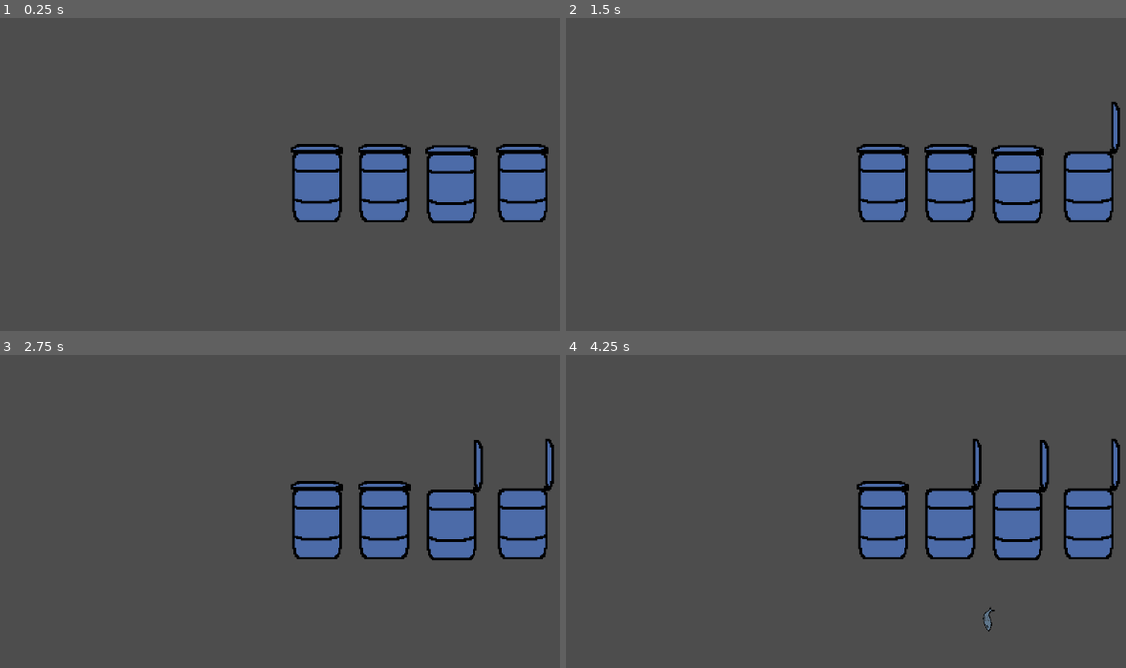
Above: before the commit, frames 1-4 (two rows, left to right).
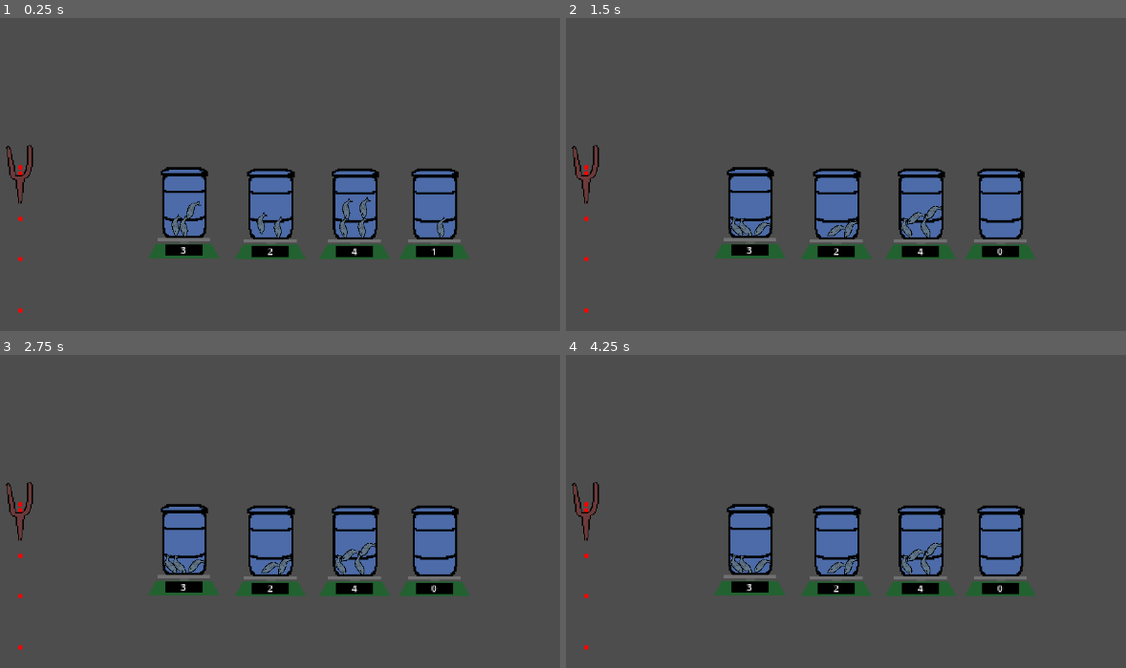
Above: after the commit, the same moments.

Repository: unniisme/fish-in-the-barrel
Game: Godot game, scene res://scenes/1_player_level.tscn
The game is run twice, just before and just after one commit, with the same random seed, the same clock (stepped at 60 frames per second) and the same inputs.
Inputs (mouse positions are in pixels of both pictures, inside the frame that each line leads up to):
- Up to frame 1 (0.25 s): no input
- Up to frame 2 (1.5 s): move the mouse to (1086, 187) at 0.52 s; press the mouse at (1086, 187) at 0.53 s; tap Space (Action1, bound only after the commit) at 0.6 s; move the mouse to (1019, 187) at 1.27 s; release the mouse at (1019, 187) at 1.28 s; click (1019, 187) at 1.35 s
- Up to frame 3 (2.75 s): tap Space (Action1, bound only after the commit) at 1.55, 2.1 s; tap Enter at 2 s; move the mouse to (386, 524) at 2.02 s; press the mouse at (386, 524) at 2.03 s
- Up to frame 4 (4.25 s): tap Space (Action1, bound only after the commit) at 2.75, 3.05, 3.6 s; move the mouse to (885, 524) at 2.77 s; release the mouse at (885, 524) at 2.78 s; click (885, 524) at 2.85 s; tap Enter at 3.5 s; move the mouse to (outside the picture) at 3.52 s; press the mouse at (outside the picture) at 3.53 s

The runs differ from the first frame. In frame 1, 16% of the frame differs, in the area x 1-98%, y 40-95%; in frame 2, 16%; in frame 3, 16%; in frame 4, 16%, in the area x 1-99%, y 26-95%.

Commit message:
Functioning game with slingshot

Diff:
--- a/Fish-in-the-barrel/project.godot
+++ b/Fish-in-the-barrel/project.godot
@@ -15,6 +15,24 @@
 config/features=PackedStringArray("4.1", "GL Compatibility")
 config/icon="res://icon.svg"
 
+[input]
+
+Sling={
+"deadzone": 0.5,
+"events": [Object(InputEventMouseButton,"resource_local_to_scene":false,"resource_name":"","device":-1,"window_id":0,"alt_pressed":false,"shift_pressed":false,"ctrl_pressed":false,"meta_pressed":false,"button_mask":0,"position":Vector2(0, 0),"global_position":Vector2(0, 0),"factor":1.0,"button_index":1,"canceled":false,"pressed":false,"double_click":false,"script":null)
+]
+}
+Action1={
+"deadzone": 0.5,
+"events": [Object(InputEventKey,"resource_local_to_scene":false,"resource_name":"","device":-1,"window_id":0,"alt_pressed":false,"shift_pressed":false,"ctrl_pressed":false,"meta_pressed":false,"pressed":false,"keycode":0,"physical_keycode":32,"key_label":0,"unicode":32,"echo":false,"script":null)
+]
+}
+Action2={
+"deadzone": 0.5,
+"events": [Object(InputEventKey,"resource_local_to_scene":false,"resource_name":"","device":-1,"window_id":0,"alt_pressed":false,"shift_pressed":false,"ctrl_pressed":false,"meta_pressed":false,"pressed":false,"keycode":0,"physical_keycode":69,"key_label":0,"unicode":101,"echo":false,"script":null)
+]
+}
+
 [layer_names]
 
 2d_physics/layer_1="Fish"
--- a/Fish-in-the-barrel/scenes/1_player_level.tscn
+++ b/Fish-in-the-barrel/scenes/1_player_level.tscn
@@ -1,54 +1,65 @@
-[gd_scene load_steps=6 format=3 uid="uid://rv2jt4soaanr"]
+[gd_scene load_steps=5 format=3 uid="uid://rv2jt4soaanr"]
 
-[ext_resource type="Script" path="res://scripts/ProblemManager.gd" id="1_v0x28"]
 [ext_resource type="Script" path="res://scripts/BarrelManager.gd" id="2_sikug"]
 [ext_resource type="PackedScene" uid="uid://d3cp2anhi7fll" path="res://scenes/actors/barrel.tscn" id="3_6v651"]
-[ext_resource type="Script" path="res://scripts/FishDropArea.gd" id="4_087wr"]
-
-[sub_resource type="RectangleShape2D" id="RectangleShape2D_hrs7c"]
-size = Vector2(288, 174)
+[ext_resource type="PackedScene" uid="uid://cden31s011sea" path="res://scenes/actors/fish.tscn" id="4_l0d0q"]
+[ext_resource type="PackedScene" uid="uid://s2neidorv43e" path="res://scenes/actors/slingshot.tscn" id="4_w6r40"]
 
 [node name="1PlayerLevel" type="Node2D"]
 texture_filter = 1
 
-[node name="ProblemManager" type="Node2D" parent="."]
-script = ExtResource("1_v0x28")
+[node name="Manger" type="Node2D" parent="."]
 
-[node name="BarrelManager" type="Node2D" parent="ProblemManager"]
+[node name="BarrelManager" type="Node2D" parent="Manger"]
 script = ExtResource("2_sikug")
 
-[node name="Barrel" parent="ProblemManager/BarrelManager" instance=ExtResource("3_6v651")]
-position = Vector2(166, 0)
-
-[node name="Barrel2" parent="ProblemManager/BarrelManager" instance=ExtResource("3_6v651")]
-position = Vector2(109, 1)
-
-[node name="Barrel3" parent="ProblemManager/BarrelManager" instance=ExtResource("3_6v651")]
-position = Vector2(55, 0)
-
-[node name="Barrel4" parent="ProblemManager/BarrelManager" instance=ExtResource("3_6v651")]
+[node name="Barrel" parent="Manger/BarrelManager" instance=ExtResource("3_6v651")]
 position = Vector2(1, 0)
 
+[node name="Barrel2" parent="Manger/BarrelManager" instance=ExtResource("3_6v651")]
+position = Vector2(78, 1)
+
+[node name="Barrel3" parent="Manger/BarrelManager" instance=ExtResource("3_6v651")]
+position = Vector2(153, 1)
+
+[node name="Barrel4" parent="Manger/BarrelManager" instance=ExtResource("3_6v651")]
+position = Vector2(224, 1)
+
+[node name="Slingshot" parent="Manger" instance=ExtResource("4_w6r40")]
+position = Vector2(-145, -31)
+
 [node name="Camera2D" type="Camera2D" parent="."]
-position = Vector2(-36, -49)
-zoom = Vector2(1.88, 1.88)
+position = Vector2(78, -72)
+zoom = Vector2(1.695, 1.695)
 
-[node name="FishDropArea" type="Area2D" parent="."]
-collision_layer = 4
-collision_mask = 4
-script = ExtResource("4_087wr")
+[node name="Starting Fishes" type="Node2D" parent="."]
 
-[node name="CollisionShape2D" type="CollisionShape2D" parent="FishDropArea"]
-position = Vector2(80, -136)
-shape = SubResource("RectangleShape2D_hrs7c")
+[node name="fish" parent="Starting Fishes" instance=ExtResource("4_l0d0q")]
+position = Vector2(-6, -8)
 
-[connection signal="move_confirmed" from="ProblemManager/BarrelManager" to="ProblemManager" method="_perform_move"]
-[connection signal="fish_landed" from="ProblemManager/BarrelManager/Barrel" to="ProblemManager/BarrelManager" method="_add_to_barrel"]
-[connection signal="marked" from="ProblemManager/BarrelManager/Barrel" to="ProblemManager/BarrelManager" method="_set_max_barrel"]
-[connection signal="fish_landed" from="ProblemManager/BarrelManager/Barrel2" to="ProblemManager/BarrelManager" method="_add_to_barrel"]
-[connection signal="marked" from="ProblemManager/BarrelManager/Barrel2" to="ProblemManager/BarrelManager" method="_set_max_barrel"]
-[connection signal="fish_landed" from="ProblemManager/BarrelManager/Barrel3" to="ProblemManager/BarrelManager" method="_add_to_barrel"]
-[connection signal="marked" from="ProblemManager/BarrelManager/Barrel3" to="ProblemManager/BarrelManager" method="_set_max_barrel"]
-[connection signal="fish_landed" from="ProblemManager/BarrelManager/Barrel4" to="ProblemManager/BarrelManager" method="_add_to_barrel"]
-[connection signal="marked" from="ProblemManager/BarrelManager/Barrel4" to="ProblemManager/BarrelManager" method="_set_max_barrel"]
-[connection signal="input_event" from="FishDropArea" to="FishDropArea" method="_on_input_event"]
+[node name="fish2" parent="Starting Fishes" instance=ExtResource("4_l0d0q")]
+position = Vector2(6, -7)
+
+[node name="fish3" parent="Starting Fishes" instance=ExtResource("4_l0d0q")]
+position = Vector2(2, 15)
+
+[node name="fish4" parent="Starting Fishes" instance=ExtResource("4_l0d0q")]
+position = Vector2(70, -10)
+
+[node name="fish5" parent="Starting Fishes" instance=ExtResource("4_l0d0q")]
+position = Vector2(85, 15)
+
+[node name="fish6" parent="Starting Fishes" instance=ExtResource("4_l0d0q")]
+position = Vector2(145, -14)
+
+[node name="fish7" parent="Starting Fishes" instance=ExtResource("4_l0d0q")]
+position = Vector2(161, -13)
+
+[node name="fish8" parent="Starting Fishes" instance=ExtResource("4_l0d0q")]
+position = Vector2(144, 14)
+
+[node name="fish9" parent="Starting Fishes" instance=ExtResource("4_l0d0q")]
+position = Vector2(160, 14)
+
+[node name="fish10" parent="Starting Fishes" instance=ExtResource("4_l0d0q")]
+position = Vector2(230, 2)
--- a/Fish-in-the-barrel/scenes/2_player_level.tscn
+++ /dev/null
@@ -1,39 +0,0 @@
-[gd_scene load_steps=4 format=3 uid="uid://cgryshge52ty4"]
-
-[ext_resource type="Script" path="res://scripts/ProblemManager.gd" id="1_511gr"]
-[ext_resource type="Script" path="res://scripts/BarrelManager.gd" id="2_epohn"]
-[ext_resource type="PackedScene" uid="uid://d3cp2anhi7fll" path="res://scenes/actors/barrel.tscn" id="3_rupx6"]
-
-[node name="2PlayerLevel" type="Node2D"]
-texture_filter = 1
-
-[node name="ProblemManager" type="Node2D" parent="."]
-script = ExtResource("1_511gr")
-
-[node name="BarrelManager" type="Node2D" parent="ProblemManager"]
-script = ExtResource("2_epohn")
-
-[node name="Barrel" parent="ProblemManager/BarrelManager" instance=ExtResource("3_rupx6")]
-position = Vector2(166, 0)
-
-[node name="Barrel2" parent="ProblemManager/BarrelManager" instance=ExtResource("3_rupx6")]
-position = Vector2(109, 1)
-
-[node name="Barrel3" parent="ProblemManager/BarrelManager" instance=ExtResource("3_rupx6")]
-position = Vector2(55, 0)
-
-[node name="Barrel4" parent="ProblemManager/BarrelManager" instance=ExtResource("3_rupx6")]
-position = Vector2(1, 0)
-
-[node name="Camera2D" type="Camera2D" parent="."]
-position = Vector2(-36, -49)
-zoom = Vector2(1.88, 1.88)
-
-[connection signal="fish_landed" from="ProblemManager/BarrelManager/Barrel" to="ProblemManager/BarrelManager" method="_add_to_barrel"]
-[connection signal="marked" from="ProblemManager/BarrelManager/Barrel" to="ProblemManager/BarrelManager" method="_set_max_barrel"]
-[connection signal="fish_landed" from="ProblemManager/BarrelManager/Barrel2" to="ProblemManager/BarrelManager" method="_add_to_barrel"]
-[connection signal="marked" from="ProblemManager/BarrelManager/Barrel2" to="ProblemManager/BarrelManager" method="_set_max_barrel"]
-[connection signal="fish_landed" from="ProblemManager/BarrelManager/Barrel3" to="ProblemManager/BarrelManager" method="_add_to_barrel"]
-[connection signal="marked" from="ProblemManager/BarrelManager/Barrel3" to="ProblemManager/BarrelManager" method="_set_max_barrel"]
-[connection signal="fish_landed" from="ProblemManager/BarrelManager/Barrel4" to="ProblemManager/BarrelManager" method="_add_to_barrel"]
-[connection signal="marked" from="ProblemManager/BarrelManager/Barrel4" to="ProblemManager/BarrelManager" method="_set_max_barrel"]
--- a/Fish-in-the-barrel/scenes/actors/4_barrel_problem.tscn
+++ b/Fish-in-the-barrel/scenes/actors/4_barrel_problem.tscn
@@ -1,23 +1,19 @@
-[gd_scene load_steps=4 format=3 uid="uid://b61hynqm44bln"]
+[gd_scene load_steps=3 format=3 uid="uid://b61hynqm44bln"]
 
-[ext_resource type="Script" path="res://scripts/ProblemManager.gd" id="1_c57kw"]
 [ext_resource type="Script" path="res://scripts/BarrelManager.gd" id="2_5f8ju"]
 [ext_resource type="PackedScene" uid="uid://d3cp2anhi7fll" path="res://scenes/actors/barrel.tscn" id="3_5ow8e"]
 
-[node name="ProblemManager" type="Node2D"]
-script = ExtResource("1_c57kw")
-
-[node name="BarrelManager" type="Node2D" parent="."]
+[node name="BarrelManager" type="Node2D"]
 script = ExtResource("2_5f8ju")
 
-[node name="Barrel" parent="BarrelManager" instance=ExtResource("3_5ow8e")]
+[node name="Barrel" parent="." instance=ExtResource("3_5ow8e")]
 position = Vector2(152, 0)
 
-[node name="Barrel2" parent="BarrelManager" instance=ExtResource("3_5ow8e")]
+[node name="Barrel2" parent="." instance=ExtResource("3_5ow8e")]
 position = Vector2(104, 0)
 
-[node name="Barrel3" parent="BarrelManager" instance=ExtResource("3_5ow8e")]
+[node name="Barrel3" parent="." instance=ExtResource("3_5ow8e")]
 position = Vector2(52, 0)
 
-[node name="Barrel4" parent="BarrelManager" instance=ExtResource("3_5ow8e")]
+[node name="Barrel4" parent="." instance=ExtResource("3_5ow8e")]
 position = Vector2(0, -1)
--- a/Fish-in-the-barrel/scenes/actors/barrel.gd
+++ b/Fish-in-the-barrel/scenes/actors/barrel.gd
@@ -1,38 +1,60 @@
-extends Area2D
+class_name Barrel extends Area2D
 
 const PI = 3.14159265
 
 var id : int;
 @onready var lid = $Lid
 var is_open = false
+var count = 0
+var fishes : Array[Node2D]
 
-signal marked(id: int)
-signal fish_landed(id : int)
+@export var lid_hinge_k = 20
+
+signal touched(id : int)
+
+func _physics_process(delta):
+	if is_open:
+		lid.rotate((0.5*PI - lid.rotation)*lid_hinge_k*delta)
+	else:
+		lid.rotate((0 - lid.rotation)*lid_hinge_k*delta)
 
 
 func _open():
-	lid.rotation_degrees = 90
-	self.monitoring = true
+#	self.monitoring = true
 	is_open = true
 
 func _close():
-	lid.rotation_degrees = 0
-	self.monitoring = false
+#	self.monitoring = false
 	is_open = false
 
 func _toggle_lid():
 	if is_open: _close()
 	else: 		_open()
 
-func _mark():
-	emit_signal("marked", id)
+#func _add_fish(fish):
+#	count += 1
+#	fishes.append(fish)
+#	print(id, " ", count)
 
+func _pop_fish():
+	get_overlapping_bodies()[0].queue_free()
 
-func _on_fish_entered(body):
-	if body.is_in_group("fish"):
-		emit_signal("fish_landed", id)
+#func _remove_fish(fish):
+#	count -= 1
+#	fishes.erase(fish)
+#	print(id, " ", count)
 
+#func _on_fish_entered(body):
+#	if body.is_in_group("fish"):
+#		_add_fish(body)
+#
+#func _on_fish_exited(body):
+#	if body.is_in_group("fish"):
+#		_remove_fish(body)
+
+func get_count():
+	return len(get_overlapping_bodies())
 
 func _on_input_event(viewport, event : InputEvent, shape_idx):
 	if event.is_pressed():
-		_mark()
+		emit_signal("touched", self.id)
--- a/Fish-in-the-barrel/scenes/actors/barrel.tscn
+++ b/Fish-in-the-barrel/scenes/actors/barrel.tscn
@@ -1,8 +1,9 @@
-[gd_scene load_steps=9 format=3 uid="uid://d3cp2anhi7fll"]
+[gd_scene load_steps=10 format=3 uid="uid://d3cp2anhi7fll"]
 
 [ext_resource type="Texture2D" uid="uid://ctoelsf4aiks1" path="res://assets/barrel.png" id="1_6ad5l"]
 [ext_resource type="Script" path="res://scenes/actors/barrel.gd" id="1_qnhlb"]
 [ext_resource type="Texture2D" uid="uid://cpdcfgo0wwr58" path="res://assets/barrel_lid.png" id="2_ajcjp"]
+[ext_resource type="PackedScene" uid="uid://cdnfseit3bm67" path="res://scenes/actors/wighing_machine.tscn" id="4_hp27v"]
 
 [sub_resource type="RectangleShape2D" id="RectangleShape2D_arg75"]
 size = Vector2(2.5, 56)
@@ -45,7 +46,7 @@
 position = Vector2(0, 3)
 shape = SubResource("RectangleShape2D_w515b")
 
-[node name="Lid" type="StaticBody2D" parent="."]
+[node name="Lid" type="AnimatableBody2D" parent="."]
 position = Vector2(19, -25)
 
 [node name="Sprite2D" type="Sprite2D" parent="Lid"]
@@ -56,5 +57,8 @@
 position = Vector2(-19.5, -2.5)
 shape = SubResource("RectangleShape2D_vhlyk")
 
-[connection signal="body_entered" from="." to="." method="_on_fish_entered"]
+[node name="Wighing Machine" parent="." node_paths=PackedStringArray("barrel") instance=ExtResource("4_hp27v")]
+position = Vector2(0, 18)
+barrel = NodePath("..")
+
 [connection signal="input_event" from="." to="." method="_on_input_event"]
--- a/Fish-in-the-barrel/scenes/actors/fish.tscn
+++ b/Fish-in-the-barrel/scenes/actors/fish.tscn
@@ -9,6 +9,8 @@
 [node name="fish" type="RigidBody2D" groups=["fish"]]
 collision_layer = 3
 collision_mask = 3
+continuous_cd = 1
+can_sleep = false
 
 [node name="CollisionShape2D" type="CollisionShape2D" parent="."]
 rotation = 0.000501639
--- /dev/null
+++ b/Fish-in-the-barrel/scenes/actors/slingshot.gd
@@ -0,0 +1,61 @@
+class_name Slingshot extends Area2D
+
+# To be necessarily attached game manager
+
+var fishScene = load("res://scenes/actors/fish.tscn")
+
+var focusing = false
+var mouse_pos = Vector2(0,0)
+var shoot_velocity = Vector2(0,0)
+
+@export_category("Slingshot properties")
+@export var cutoff = 60
+@export var force = 15
+
+@export_category("Draw properties")
+@export var num_points = 10
+@export var time_gap = 100
+
+@onready var g_vector : Vector2 = ProjectSettings.get_setting("physics/2d/default_gravity_vector")
+@onready var g = ProjectSettings.get_setting("physics/2d/default_gravity")
+
+
+func _physics_process(delta):
+	if focusing:
+		_update_mouse_pos(get_local_mouse_position())
+
+		if Input.is_action_just_released("Sling"):
+
+			shoot(shoot_velocity)
+
+			focusing = false
+
+func shoot(shoot_velocity : Vector2):
+	var fish_instance : RigidBody2D = fishScene.instantiate()
+	add_child(fish_instance)
+	fish_instance.linear_velocity = shoot_velocity
+
+func _recalculate_velocity():
+	shoot_velocity = -mouse_pos.normalized() \
+					* min(cutoff, mouse_pos.length()) \
+					* force
+
+	# Draw arc
+	queue_redraw()
+
+func _update_mouse_pos(pos):
+	mouse_pos = pos
+	_recalculate_velocity()
+
+func _on_input_event(viewport, event : InputEvent, shape_idx):
+	if event.is_action_pressed("Sling"):
+		focusing = true
+
+
+func _draw():
+
+	for i in range(num_points):
+		var t = i * time_gap
+		var pos = (0.5 * g_vector * t * t + shoot_velocity * t)/g
+
+		draw_circle(pos, 2, Color.RED)
--- /dev/null
+++ b/Fish-in-the-barrel/scenes/actors/slingshot.tscn
@@ -0,0 +1,21 @@
+[gd_scene load_steps=4 format=3 uid="uid://s2neidorv43e"]
+
+[ext_resource type="Texture2D" uid="uid://8c78a6h31ans" path="res://assets/sling.png" id="1_5y6tv"]
+[ext_resource type="Script" path="res://scenes/actors/slingshot.gd" id="1_rcjeb"]
+
+[sub_resource type="RectangleShape2D" id="RectangleShape2D_4k222"]
+size = Vector2(20, 27)
+
+[node name="Slingshot" type="Area2D"]
+script = ExtResource("1_rcjeb")
+cutoff = 70
+force = 12
+
+[node name="CollisionShape2D" type="CollisionShape2D" parent="."]
+position = Vector2(0, -5.5)
+shape = SubResource("RectangleShape2D_4k222")
+
+[node name="Sprite2D" type="Sprite2D" parent="."]
+texture = ExtResource("1_5y6tv")
+
+[connection signal="input_event" from="." to="." method="_on_input_event"]
--- /dev/null
+++ b/Fish-in-the-barrel/scenes/actors/wighing_machine.gd
@@ -0,0 +1,14 @@
+extends Sprite2D
+
+@onready var label = $Label
+
+@export var poll = true # control whether to update constantly
+@export var barrel : Barrel = null
+
+func _process(delta):
+	if poll:
+		update_count(barrel.get_count())
+
+# For event based update
+func update_count(count : int):
+	label.text = str(count)
--- /dev/null
+++ b/Fish-in-the-barrel/scenes/actors/wighing_machine.tscn
@@ -0,0 +1,23 @@
+[gd_scene load_steps=3 format=3 uid="uid://cdnfseit3bm67"]
+
+[ext_resource type="Texture2D" uid="uid://qqqv8xk3hw0u" path="res://assets/wigh.png" id="1_mcrkg"]
+[ext_resource type="Script" path="res://scenes/actors/wighing_machine.gd" id="2_p0845"]
+
+[node name="Wighing Machine" type="Sprite2D"]
+texture = ExtResource("1_mcrkg")
+script = ExtResource("2_p0845")
+
+[node name="Label" type="Label" parent="."]
+anchors_preset = -1
+anchor_left = 0.5
+anchor_top = 0.769
+anchor_right = 0.5
+anchor_bottom = 0.769
+offset_left = -48.0
+offset_top = -31.216
+offset_right = -16.0
+offset_bottom = -16.216
+theme_override_font_sizes/font_size = 8
+text = "0"
+horizontal_alignment = 1
+vertical_alignment = 1
--- a/Fish-in-the-barrel/scripts/BarrelManager.gd
+++ b/Fish-in-the-barrel/scripts/BarrelManager.gd
@@ -1,43 +1,70 @@
 class_name BarrelManager extends Node2D
 
-@export var N = 4
+# To be necessarily attached game manager
 
-var barrels = []
+enum STATE {INIT, CHOOSING, ADDING}
 
-var overhead_array = []
+var N = 4
 var max_barrel = -1
-
-signal move_confirmed(max_barrel : int, overhead_array : Array)
+var problem : FishProblem
+var state = STATE.INIT
+var barrels : Array[Barrel] = []
 
 func _ready():
-	_empty_overhead()
+	for child in get_children():
+		var barrel := child as Barrel # Typecast nonsense
+		barrels.append(barrel)
+	N = barrels.size()
 
-	barrels = get_children()
-	var i = 0
+	for i in range(N):
+		barrels[i].id = i
+
+	_connect_barrels()
+
+func _process(delta):
+	if Input.is_action_just_pressed("Action1"):
+		handle_action()
+
+func _connect_barrels():
+	# Connect the "touched" signal of each barrel to handler in barrel manager
 	for barrel in barrels:
-		barrel.id = i
-		i += 1
+		barrel.touched.connect(barrel_touched)
 
-func _empty_overhead():
-	for i in range(N):
-		if overhead_array.size() <= i:
-			overhead_array.append(0)
-		else:
-			overhead_array[i] = 0
+func barrel_touched(id : int):
+	# Handle the input from the barrel depending on the state of the game
+	if state == STATE.INIT:
+		barrels[id]._toggle_lid()
 
-func _set_max_barrel(n : int):
-	max_barrel = n
-	for i in range(n):
-		barrels[i]._open()
-	for i in range(n, N):
-		barrels[i]._close()
+	elif state == STATE.CHOOSING:
+		if problem.barrels[id].get_count() == 0:
+			return
 
-	if overhead_array.reduce(func(a,b): return a+b, 0) != 0:
-		_confirm_move()
+		for i in range(id+1):
+			problem.barrels[i]._close()
+		for i in range(id+1, N):
+			problem.barrels[i]._open()
+		max_barrel = id
+		problem.barrels[id]._pop_fish()
 
-func _add_to_barrel(i : int):
-	overhead_array[i] += 1
+		print("Choosing barrel %d, add fishes" % id)
+		state = STATE.ADDING
 
-func _confirm_move():
-	emit_signal("move_confirmed", max_barrel, overhead_array)
-	_empty_overhead()
+func handle_action():
+	if state == STATE.INIT:
+		problem = FishProblem.new(N, barrels)
+		print(problem)
+		state = STATE.CHOOSING
+
+	elif state == STATE.ADDING:
+		for barrel in problem.barrels:
+			barrel._close()
+		problem.assert_move()
+
+		if problem.is_over():
+			print("Game completed")
+			get_tree().quit()
+
+		max_barrel = -1
+		state = STATE.CHOOSING
+
+	print("Choose a barrel")
--- a/Fish-in-the-barrel/scripts/ProblemManager.gd
+++ /dev/null
@@ -1,33 +0,0 @@
-extends Node2D
-
-var N = 4
-var curr_player = 0
-
-var problem = FishProblem.new(N, [])
-
-# Signals
-signal game_over(winning_player : int)
-signal made_move(i : int, moveArray : Array)
-
-# Reactor functions
-func _perform_move(open_barrel : int, overhead_array : Array):
-	if open_barrel == -1:
-		return
-
-	var move_array = overhead_array.slice(open_barrel)
-
-	problem.move(open_barrel, move_array)
-
-	emit_signal("made_move", open_barrel, move_array)
-
-	if problem.is_over():
-		emit_signal("game_over", curr_player)
-
-	_switch_player()
-
-func _perform_move_from_tree():
-	var barrel_manager : BarrelManager = $BarrelManager
-	_perform_move(barrel_manager.max_barrel, barrel_manager.overhead_array)
-
-func _switch_player():
-	curr_player = 1 - curr_player
--- a/Fish-in-the-barrel/scripts/fishProblem.gd
+++ b/Fish-in-the-barrel/scripts/fishProblem.gd
@@ -7,37 +7,51 @@
 
 
 var n : int
-var barrels : Array
+var barrels : Array[Barrel]
+var _barrel_count_cache : Array[int]
 
-func _init(n : int, args : Array):
+func _init(n : int, barrels : Array[Barrel]):
 	self.n = n
-	self.barrels = []
-	for i in range(n):
-		if i < args.size():
-			self.barrels.append(args[i])
-		else:
-			self.barrels.append(randi_range(RAND_MIN, RAND_MAX))
+	self.barrels = barrels
+	_update_barrel_cache()
+
+func _update_barrel_cache():
+	self._barrel_count_cache = []
+	for barrel in barrels:
+		self._barrel_count_cache.append(barrel.get_count())
 
 func copy() -> FishProblem:
 	return FishProblem.new(self.n, self.barrels)
 
-func _hash() -> int:
-	return self.barrels.hash()
+func is_over() -> bool:
+#	return self.barrels.reduce(func(a,b): return a.get_count()+b.get_count(), 0) == 0
 
-func is_over() -> bool:
-	return self.barrels.reduce(func(a,b): return a+b, 0) == 0
+	# always calculate from cache
+	return self._barrel_count_cache.reduce(func(a,b): return a+b, 0) == 0
 
-func move(k : int, subs : Array) -> bool:
-	print(k, subs)
-	if self.barrels[k] == 0:
-		return false
+func assert_move():
+	var max_i = -1
+	for i in range(n):
+		var count = self.barrels[i].get_count()
+		assert(count >= 0,
+			"Negative number of fishes in barrel %d" % i)
+		if max_i < 0:
+			if count == self._barrel_count_cache[i]:
+				continue
 
-	self.barrels[k] -= 1
-	var upper = min(self.n, k + 1 + subs.size())
-	for i in range(k + 1, upper):
-		self.barrels[i] += subs[i - (k + 1)]
+			assert(count == self._barrel_count_cache[i] - 1,
+					"Illegal change in max barrel %d,
+					expected: %d\t obtained: %d" % [i,
+									self._barrel_count_cache[i] - 1,
+									count]
+					)
+			max_i = i
 
-	return true
+		else:
+			assert(count >= self._barrel_count_cache[i],
+					"Illegal change in barrel %d" % i )
+
+	_update_barrel_cache()
 
 func _to_string():
-	return str(self.n) + " " + str(self.barrels)
+	return str(self.n) + " " + str(self._barrel_count_cache)
Binary file added: Fish-in-the-barrel/assets/sling.png
Not shown, added: Fish-in-the-barrel/assets/sling.png.import
Binary file added: Fish-in-the-barrel/assets/wigh.png
Not shown, added: Fish-in-the-barrel/assets/wigh.png.import
